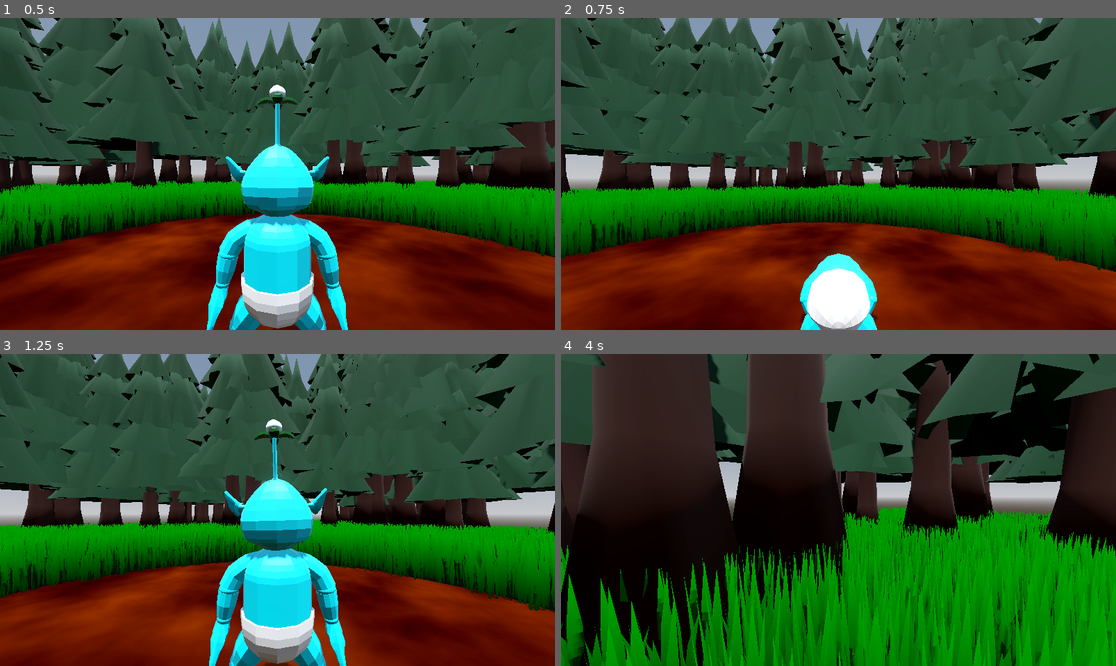
Above: before the commit, frames 1-4 (two rows, left to right).
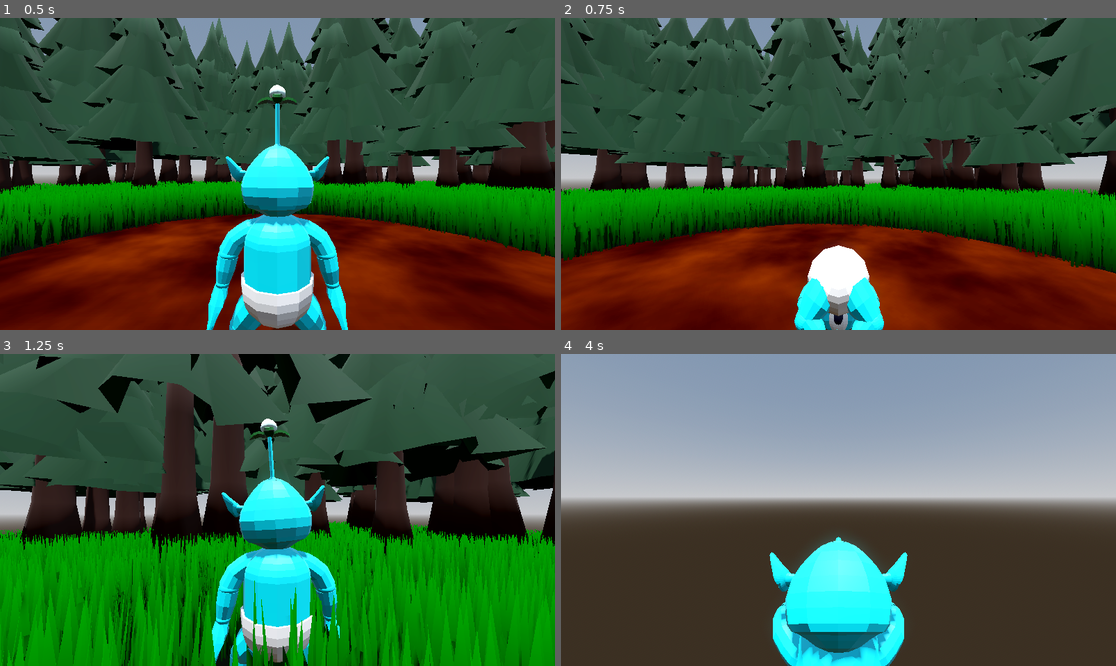
Above: after the commit, the same moments.

Repository: Mushroom-Queen/AlienBaby
Game: Godot game, scene res://level.tscn
The game is run twice, just before and just after one commit, with the same random seed, the same clock (stepped at 60 frames per second) and the same inputs.
Inputs (mouse positions are in pixels of both pictures, inside the frame that each line leads up to):
- Up to frame 1 (0.5 s): no input
- Up to frame 2 (0.75 s): tap Enter (ui_accept) at 0.5 s; move the mouse to (866, 174) at 0.52 s; hold W (forward) from 0.53 s (still down); tap Space (roll) at 0.6 s
- Up to frame 3 (1.25 s): keep holding W (forward); tap Enter (ui_accept) at 0.77 s
- Up to frame 4 (4 s): keep holding W (forward); move the mouse to (810, 510) at 1.27 s; click (810, 510) at 1.35 s; tap Enter (ui_accept) at 1.52, 3.02, 3.77 s; tap Space (roll) at 1.55, 2.1, 3.05, 3.6 s; move the mouse to (849, 503) at 2.02 s; move the mouse to (832, 516) at 2.77 s; tap Middle mouse button (spin) at 2.85 s; move the mouse to (877, 513) at 3.52 s

Frame 1 is identical in both runs. In frame 2, 11% of the frame differs, in the area x 0-100%, y 0-100%; in frame 3, 55%; in frame 4, 98%.

Commit message:
Better roll

Diff:
--- a/player.gd
+++ b/player.gd
@@ -12,14 +12,13 @@
 @onready var leaf3 = $player/Armature/Skeleton3D/leafs/leaf3
 @onready var leaf4 = $player/Armature/Skeleton3D/leafs/leaf4
 
-
-const ROLL_SPEED = 6.0
+const ROLL_SPEED = 5.5
 const SPEED = 5.0
 const LERP_VAL = .15
 const ROLL_ROTATION_SPEED = 10.0
-const ROLL_HEIGHT = 1.5
-const ROLL_SPEED_FALLOFF = 0.5
+const ROLL_HEIGHT = 3
 const SPIN_ROTATION_SPEED = 15.0
+const ROLL_DURATION = 0.4  # Fixed duration for roll in seconds
 
 enum ActionState {IDLE, WALK, ROLL, ATTACK, SPIN}
 
@@ -30,9 +29,8 @@
 var is_spinning = false
 var roll_direction = Vector3.ZERO
 var initial_roll_rotation = 0.0
-var total_roll_rotation = 0.0
+var roll_timer = 0.0
 var initial_mesh_position = Vector3.ZERO
-var current_roll_speed = 0.0
 var spin_rotation = 0.0
 var prev_is_spinning = false
 
@@ -61,20 +59,11 @@
 			roll_direction = direction
 			armature.rotation.y = atan2(direction.x, direction.z)
 			initial_roll_rotation = armature.rotation.y
-			total_roll_rotation = 0.0
-			current_roll_speed = ROLL_SPEED
+			roll_timer = 0.0
 			animation_tree.set("parameters/roll/request", true)
 
 	if Input.is_action_just_pressed("attack") and action_state != ActionState.SPIN:
 		action_state = ActionState.ATTACK
-
-	if Input.is_action_just_released("roll"):
-		if action_state == ActionState.ROLL:
-			action_state = ActionState.IDLE
-			roll_direction = Vector3.ZERO
-			mesh.rotation = Vector3(0, -PI, 0)
-			mesh.position = initial_mesh_position
-			current_roll_speed = 0.0
 
 	if Input.is_action_just_released("attack"):
 		if action_state == ActionState.ATTACK:
@@ -148,25 +137,22 @@
 			velocity.z = lerp(velocity.z, 0.0, LERP_VAL)
 	else:
 		if is_rolling:
-			direction = roll_direction * current_roll_speed
+			direction = roll_direction * ROLL_SPEED
 			armature.rotation.y = initial_roll_rotation
-			total_roll_rotation += ROLL_ROTATION_SPEED * delta
+			roll_timer += delta
 
-			var roll_progress = total_roll_rotation / (2 * PI)
+			var roll_progress = roll_timer / ROLL_DURATION
+			var rotation_angle = roll_progress * (2 * PI)
 
-			if total_roll_rotation >= 2 * PI:
-				total_roll_rotation = 0.0
+			if roll_timer >= ROLL_DURATION:
+				roll_timer = 0.0
 				mesh.rotation = Vector3(0, -PI, 0)
 				mesh.position = initial_mesh_position
-				current_roll_speed = 0.0
 				action_state = ActionState.IDLE
 			else:
-				mesh.rotation = Vector3(total_roll_rotation, -PI, 0)
+				mesh.rotation = Vector3(rotation_angle, -PI, 0)
 				var height_offset = sin(roll_progress * PI) * ROLL_HEIGHT
 				mesh.position = initial_mesh_position + Vector3(0, height_offset, 0)
-
-				if roll_progress > 0.6:
-					current_roll_speed = lerp(current_roll_speed, SPEED, ROLL_SPEED_FALLOFF * delta)
 		else:
 			direction = (transform.basis * Vector3(input_dir.x, 0, input_dir.y)).normalized()
 			direction = direction.rotated(Vector3.UP, spring_arm_pivot.rotation.y)
@@ -183,7 +169,7 @@
 			if action_state == ActionState.ATTACK:
 				target_speed *= 0.5
 			elif is_rolling:
-				target_speed = current_roll_speed
+				target_speed = ROLL_SPEED
 
 			velocity.x = lerp(velocity.x, direction.x * target_speed, LERP_VAL)
 			velocity.z = lerp(velocity.z, direction.z * target_speed, LERP_VAL)
--- a/player.tscn
+++ b/player.tscn
@@ -45,6 +45,7 @@
 min_space = 0.0
 
 [sub_resource type="AnimationNodeBlendTree" id="AnimationNodeBlendTree_1a343"]
+graph_offset = Vector2(-528, 360)
 "nodes/Animation 2/node" = SubResource("AnimationNodeAnimation_fsp8r")
 "nodes/Animation 2/position" = Vector2(-300, 620)
 nodes/Shoot_Animation/node = SubResource("AnimationNodeAnimation_6ym3r")
@@ -81,42 +82,42 @@
 
 [node name="Skeleton3D" parent="player/Armature" index="0"]
 transform = Transform3D(-1, 0, -8.74228e-08, 0, 1, 0, 8.74228e-08, 0, -1, 0, 0, 0)
-bones/0/position = Vector3(0, 1.82682, 0)
+bones/0/position = Vector3(0, 1.92806, 0)
 bones/0/rotation = Quaternion(-2.98023e-08, 1.19209e-07, 1.05879e-22, 1)
-bones/1/rotation = Quaternion(-0.00034101, -1.29655e-06, 0.0239609, 0.999713)
+bones/1/rotation = Quaternion(-0.000340544, 1.76244e-05, -0.0315306, 0.999503)
 bones/2/rotation = Quaternion(0.000340939, -6.91616e-06, -0.000231824, 1)
 bones/3/rotation = Quaternion(-2.91033e-11, -2.58047e-17, 5.49258e-12, 1)
 bones/5/position = Vector3(0.738666, 2.49247, 1.76112e-07)
-bones/5/rotation = Quaternion(-0.61744, -0.151205, 0.690751, -0.344627)
+bones/5/rotation = Quaternion(-0.680548, -0.307337, 0.636823, -0.191975)
 bones/6/rotation = Quaternion(0.287239, -1.65125e-07, -1.36702e-07, 0.957859)
 bones/6/scale = Vector3(1, 1, 1)
 bones/7/position = Vector3(0.61468, 0.208478, 0.0172493)
-bones/7/rotation = Quaternion(0.0425947, 0.166234, 0.952936, -0.249929)
+bones/7/rotation = Quaternion(0.0191562, 0.348939, 0.903731, -0.247276)
 bones/7/scale = Vector3(0.999999, 1, 1)
-bones/8/rotation = Quaternion(-0.28881, 0.111198, -0.185116, 0.932714)
+bones/8/rotation = Quaternion(-0.307071, 0.110227, -0.19682, 0.924564)
 bones/8/scale = Vector3(1, 1, 1)
-bones/9/rotation = Quaternion(0.689567, -0.0578401, -0.0389109, 0.720859)
+bones/9/rotation = Quaternion(0.561375, -0.110683, -0.0264192, 0.819701)
 bones/9/scale = Vector3(1, 1, 1)
 bones/10/position = Vector3(-0.738665, 2.49247, -1.76112e-07)
-bones/10/rotation = Quaternion(0.68295, -0.315465, 0.632836, 0.183246)
+bones/10/rotation = Quaternion(0.620163, -0.156697, 0.689526, 0.339703)
 bones/10/scale = Vector3(1, 1, 1)
 bones/11/rotation = Quaternion(0.287239, 1.63435e-07, 1.31067e-07, 0.957859)
 bones/11/scale = Vector3(1, 1, 1)
 bones/12/position = Vector3(-0.646431, 0.19582, 0.0196889)
-bones/12/rotation = Quaternion(-0.01719, 0.340288, 0.894638, 0.289017)
+bones/12/rotation = Quaternion(-0.0506203, 0.10348, 0.972785, 0.201043)
 bones/12/scale = Vector3(1, 1, 1)
-bones/13/rotation = Quaternion(-0.431999, -0.105529, 0.281232, 0.850382)
-bones/14/rotation = Quaternion(0.677243, 0.0555077, -0.00869991, 0.733611)
+bones/13/rotation = Quaternion(-0.170502, -0.120576, 0.110997, 0.971633)
+bones/14/rotation = Quaternion(0.645784, 0.0911999, 0.0500593, 0.756399)
 bones/14/scale = Vector3(1, 1, 1)
 bones/15/scale = Vector3(1, 1, 1)
-bones/16/position = Vector3(1.20214, 0.377611, 0.045941)
+bones/16/position = Vector3(1.20214, 0.624877, 0.659105)
 bones/16/rotation = Quaternion(-0.00875622, 0.70983, -0.704263, 0.00882544)
 bones/17/scale = Vector3(1, 1, 1)
-bones/18/position = Vector3(-1.20214, 0.557411, 0.366855)
+bones/18/position = Vector3(-1.20214, 0.37625, 0.045941)
 bones/18/rotation = Quaternion(0.00875622, 0.70983, -0.704263, -0.00882544)
 
 [node name="leafs" type="BoneAttachment3D" parent="player/Armature/Skeleton3D" index="20"]
-transform = Transform3D(0.998874, -0.0474449, 1.38099e-05, 0.0474449, 0.998874, 7.15161e-07, -1.38283e-05, -5.91972e-08, 1, -0.153227, 7.89748, -0.00129415)
+transform = Transform3D(0.997982, 0.0634926, 1.38041e-05, -0.0634926, 0.997982, -8.18738e-07, -1.38283e-05, -5.943e-08, 1, 0.203001, 7.99595, -0.00129415)
 bone_name = "leafs"
 bone_idx = 4
 
@@ -144,7 +145,7 @@
 tree_root = SubResource("AnimationNodeBlendTree_1a343")
 anim_player = NodePath("../player/AnimationPlayer")
 parameters/TimeScale/scale = 4.43
-"parameters/TimeScale 2/scale" = 6.0
+"parameters/TimeScale 2/scale" = 7.0
 "parameters/TimeScale 3/scale" = 4.0
 parameters/roll/active = false
 parameters/roll/internal_active = false
